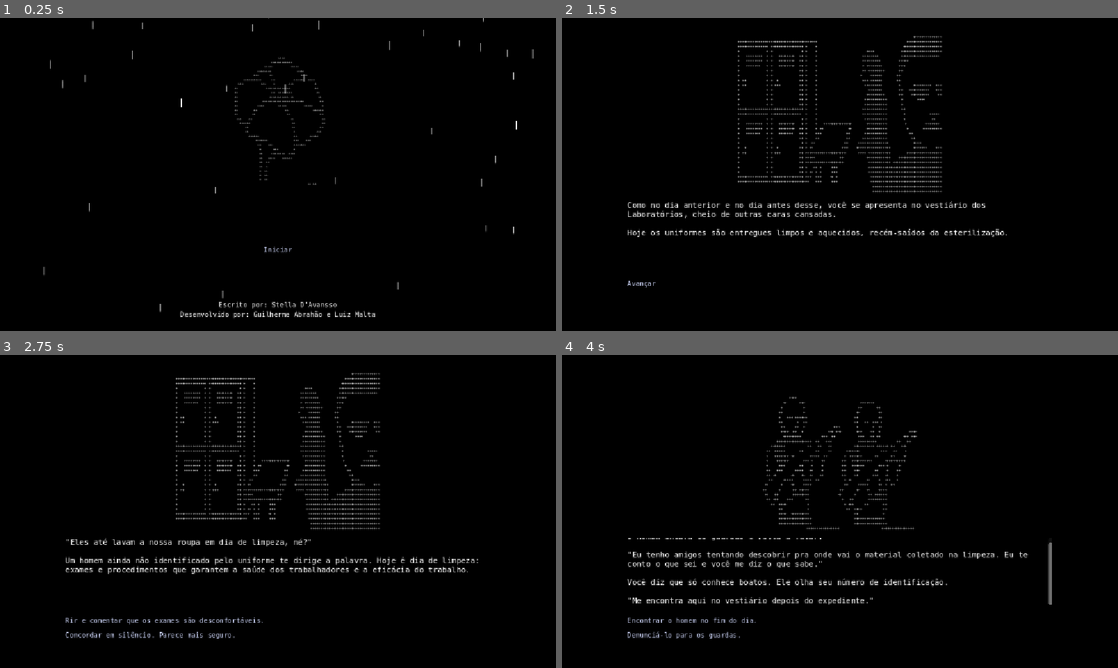
Above: before the commit, frames 1-4 (two rows, left to right).
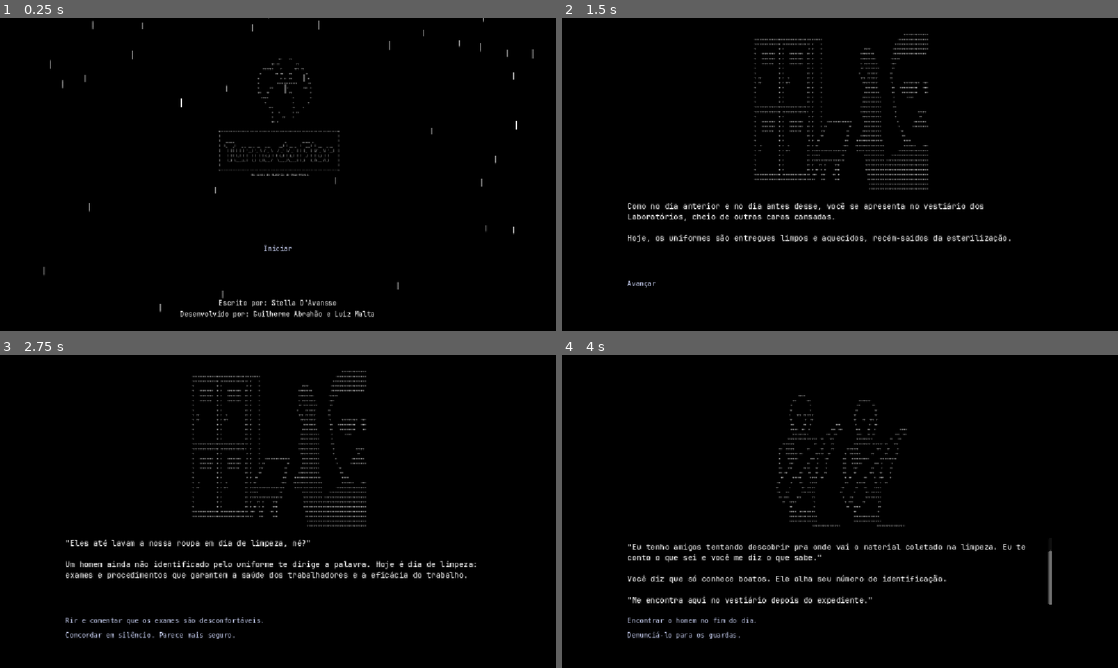
Above: after the commit, the same moments.

Repository: LeeryDig/sudario-de-onze-horas
Game: Godot game, scene res://GameUI.tscn
Two runs of this game, one before a commit and one after it. Both use one fixed random seed, a clock stepped at 60 frames per second and the inputs below.
Inputs:
- Up to frame 1 (0.25 s): no input
- Up to frame 2 (1.5 s): click "Iniciar" at 0.5 s; click "Ir para o trabalho." at 1.25 s
- Up to frame 3 (2.75 s): click "Avançar" at 2 s
- Up to frame 4 (4 s): click "Rir e comentar que os exames …" at 2.75 s; click "Negar, mas demonstrar interes…" at 3.5 s

The runs differ from the first frame. In frame 1, 1.5% of the frame differs, in the area x 32-68%, y 12-96%; in frame 2, 6.6%; in frame 3, 7.1%, in the area x 11-86%, y 5-72%; in frame 4, 5.1%.

Commit message:
build windows e web funcionando, titulo do jogo adicionado no menu inicial, ajustes

Diff:
--- a/GameUI.gd
+++ b/GameUI.gd
@@ -4,7 +4,7 @@
 const ChoiceButtonScene: PackedScene = preload("res://ui/ChoiceButton.tscn")
 const ASCII_MIN_FONT_SIZE := 4
 const ASCII_MAX_FONT_SIZE := 11
-const MENU_ART_PATH := "res://art/14.txt"
+const MENU_ART_PATH := "res://art/Menu.txt"
 const RAIN_DROP_COUNT := 45
 
 @onready var art_area: Control = %ArtArea
--- a/GameUI.tscn
+++ b/GameUI.tscn
@@ -2,10 +2,8 @@
 
 [ext_resource type="Script" uid="uid://dcwd1h6r3wto2" path="res://GameUI.gd" id="1_gameui"]
 [ext_resource type="Theme" uid="uid://bisxy8sqrpawt" path="res://ui/GameTheme.tres" id="2_theme"]
+[ext_resource type="FontFile" uid="uid://dcwvfc6o60i3r" path="res://art/JetBrainsMono-Medium.ttf" id="3_b7guu"]
 [ext_resource type="PackedScene" uid="uid://ch2r35ob5k4o2" path="res://ui/ChoiceButton.tscn" id="3_choice_button"]
-
-[sub_resource type="SystemFont" id="SystemFont_ascii"]
-font_names = PackedStringArray("Menlo", "Consolas", "DejaVu Sans Mono", "monospace")
 
 [node name="GameUI" type="Control"]
 layout_mode = 3
@@ -53,7 +51,6 @@
 
 [node name="ArtArea" type="Control" parent="MainMargin/MainLayout"]
 unique_name_in_owner = true
-clip_contents = true
 layout_mode = 2
 size_flags_vertical = 3
 size_flags_stretch_ratio = 7.0
@@ -61,14 +58,16 @@
 [node name="ASCIIBackground" type="Label" parent="MainMargin/MainLayout/ArtArea"]
 unique_name_in_owner = true
 layout_mode = 1
-anchors_preset = 15
+anchors_preset = -1
 anchor_right = 1.0
-anchor_bottom = 1.0
+anchor_bottom = 0.97300005
+offset_right = 5.799988
+offset_bottom = 0.063964844
 grow_horizontal = 2
 grow_vertical = 2
 theme_override_colors/font_color = Color(1, 1, 1, 1)
 theme_override_constants/line_spacing = 1
-theme_override_fonts/font = SubResource("SystemFont_ascii")
+theme_override_fonts/font = ExtResource("3_b7guu")
 theme_override_font_sizes/font_size = 11
 horizontal_alignment = 1
 vertical_alignment = 1
@@ -100,6 +99,7 @@
 [node name="StartButton" parent="MainMargin/MainLayout/MenuArea/MenuLayout/MainMenu" instance=ExtResource("3_choice_button")]
 unique_name_in_owner = true
 layout_mode = 2
+theme_override_fonts/font = ExtResource("3_b7guu")
 text = "Iniciar"
 alignment = 1
 
@@ -135,6 +135,7 @@
 
 [node name="Credits" type="Label" parent="MainMargin/MainLayout/MenuArea/MenuLayout"]
 layout_mode = 2
+theme_override_fonts/font = ExtResource("3_b7guu")
 theme_override_font_sizes/font_size = 14
 text = "Escrito por: Stella D'Avansso
 Desenvolvido por: Guilherme Abrahão e Luiz Malta"
@@ -155,6 +156,7 @@
 [node name="GameText" type="RichTextLabel" parent="MainMargin/MainLayout/NarrativeArea"]
 unique_name_in_owner = true
 layout_mode = 2
+theme_override_fonts/normal_font = ExtResource("3_b7guu")
 theme_override_font_sizes/normal_font_size = 16
 theme_override_font_sizes/bold_font_size = 16
 theme_override_font_sizes/bold_italics_font_size = 16
@@ -185,6 +187,7 @@
 
 [node name="ChoicePreview" parent="MainMargin/MainLayout/ChoicesArea/ChoicesRow/ChoicesContainer" instance=ExtResource("3_choice_button")]
 layout_mode = 2
+theme_override_fonts/font = ExtResource("3_b7guu")
 
 [node name="ChoiceSpacer" type="Control" parent="MainMargin/MainLayout/ChoicesArea/ChoicesRow"]
 layout_mode = 2
--- a/Story.gd
+++ b/Story.gd
@@ -11,7 +11,7 @@
 			]
 		},
 		"2": {
-			"pages": ["Como no dia anterior e no dia antes desse, você se apresenta no vestiário dos Laboratórios, cheio de outras caras cansadas.\n\nHoje os uniformes são entregues limpos e aqu …(281 unchanged characters)…
+			"pages": ["Como no dia anterior e no dia antes desse, você se apresenta no vestiário dos Laboratórios, cheio de outras caras cansadas.\n\nHoje, os uniformes são entregues limpos e aqu …(281 unchanged characters)…
 			"art": ["res://art/2.txt"],
 			"choices": [
 				{"label": "Rir e comentar que os exames são desconfortáveis.", "next": "3"},
@@ -36,7 +36,7 @@
 			]
 		},
 		"5": {
-			"pages": ["Devidamente uniformizado, você aguarda sua vez …(233 unchanged characters)… de nos últimos dias. Sua memória lembra espirros e febre leve, curados por uma infusão de ervas da vizinha."],
+			"pages": ["Devidamente uniformizado, você aguarda sua vez …(233 unchanged characters)… de nos últimos dias. Sua memória lembra de espirros e febre leve, curados por uma infusão de ervas da vizinha."],
 			"art": ["res://art/5.txt"],
 			"choices": [
 				{"label": "Mentir e dizer que não observou nada.", "next": "6"},
@@ -44,7 +44,7 @@
 			]
 		},
 		"6": {
-			"pages": ["A enfermeira injeta a substância no seu braço. Os resultados preliminares saem rapidamente.\n\nAparentemente está tudo bem, mas há falta de vitaminas. Ela oferece um pequeno comprimido."],
+			"pages": ["A enfermeira injeta a substância no seu braço. Os resultados preliminares saem rapidamente.\n\nAparentemente está tudo bem, mas há falta de vitaminas. Ela te oferece um pequeno comprimido."],
 			"art": ["res://art/6.txt"],
 			"choices": [{"label": "Tomar o comprimido e iniciar o trabalho.", "next": "16"}]
 		},
@@ -92,13 +92,13 @@
 			"choices": [{"label": "Ir embora.", "next": "14"}, {"label": "Descansar e esperar no vestiário.", "next": "15"}]
 		},
 		"14": {
-			"pages": ["Você caminha de volta para casa em silêncio, sem acreditar que sobreviveu.\n\nUma mulher vende flores no caminho. Você pega uma onze-horas com a promessa de pagar depois e a coloca no chão.\n\nA flor será o sudário de um mundo que nunca existiu — ou que você nunca viu."],
+			"pages": ["Você caminha de volta para casa em silêncio. Você sobreviveu a mais um dia.\n\nUma mulher vende flores no caminho. Você pega uma onze-horas com a promessa de pagar depois e a coloca no chão.\n\nA flor será o sudário de um mundo que nunca existiu — ou que você nunca viu."],
 			"art": ["res://art/14.txt"],
 			"ending": "FINAL 4",
 			"choices": [{"label": "Recomeçar", "next": "1"}]
 		},
 		"15": {
-			"pages": ["Depois de um dia intenso, você espera no vestiário. Após 30 minutos, um homem aparece. Ele não parece trabalhador nem guarda.\n\nEle sorri e aponta uma arma.\n\n\"Tava querendo meter o nariz onde não deve, né?\"", "Ele te leva até uma cabine. Há uma pilha de corpos. Um deles é o homem com quem você conversou mais cedo.\n\nO disparo não faz barulho. Sua vida escapa enquanto ele joga uma flor no seu peito."],
+			"pages": ["Depois de um dia intenso, você espera no vestiário. Após 30 minutos, um homem aparece. Ele não parece trabalhador, nem guarda.\n\nEle sorri e aponta uma arma na sua direção.\n\n\"Tava querendo meter o nariz onde não deve, né?\"", "Ele te leva até uma cabine. Há uma pilha de corpos. Um deles é o homem com quem você conversou mais cedo.\n\nO disparo não faz barulho. Sua vida escapa enquanto o seu assassino joga uma flor no seu peito."],
 			"art": ["res://art/15.txt"],
 			"ending": "FINAL 3",
 			"choices": [{"label": "Voltar ao início", "next": "1"}]
@@ -109,7 +109,7 @@
 			"choices": [{"label": "Ir embora.", "next": "14"}, {"label": "Esperar mais um pouco no vestiário.", "next": "15"}]
 		},
 		"17": {
-			"pages": ["Você decide tirar o dia para descansar, sem ju …(113 unchanged characters)… guardas arrombam sua porta e te agarram. Um deles corta um dos seus dedos. Uma enfermeira faz um curativo improvisado.\n\n\"Você não cumpriu seu dia de trabalho obrigatório. Terá 24 horas para se recuperar e deverá comparecer ao trabalho, do contrário será banido.\""],
+			"pages": ["Você decide tirar o dia para descansar, sem ju …(113 unchanged characters)… guardas arrombam sua porta e te agarram.\n\n\"Você não cumpriu seu dia de trabalho obrigatório. Terá 24 horas para se recuperar e deverá comparecer ao trabalho, do contrário será banido.\n\n\"Um deles corta um dos seus dedos. Uma enfermeira faz um curativo improvisado.\""],
 			"choices": [{"label": "Se recuperar e voltar ao trabalho.", "next": "25"}]
 		},
 		"18": {
@@ -144,7 +144,7 @@
 			]
 		},
 		"23": {
-			"pages": ["Sua curiosidade vence. Você segue o homem por um corredor mal iluminado e o perde de vista.\n\nEle te surpreende com um pedaço de vidro e golpeia seu pescoço. Enquanto você dá os últimos suspiros, ele diz:\n\n\"Você nunca irá me parar, eu sou a Primeira Estrela!\""],
+			"pages": ["Sua curiosidade vence. Você segue o homem por um corredor mal iluminado e o perde de vista.\n\nEle te surpreende com um pedaço de vidro e golpeia seu pescoço. Enquanto você dá os últimos suspiros, ele diz enlouquecido:\n\n\"Você nunca irá me parar, eu sou a Primeira Estrela!\""],
 			"ending": "FINAL 8",
 			"choices": [{"label": "Voltar ao início", "next": "1"}]
 		},
Binary file added: art/JetBrainsMono-Medium.ttf
Not shown, added: art/JetBrainsMono-Medium.ttf.import
Not shown, added: art/Logo.txt
Not shown, added: art/Menu.txt
Not shown, changed: export_presets.cfg
